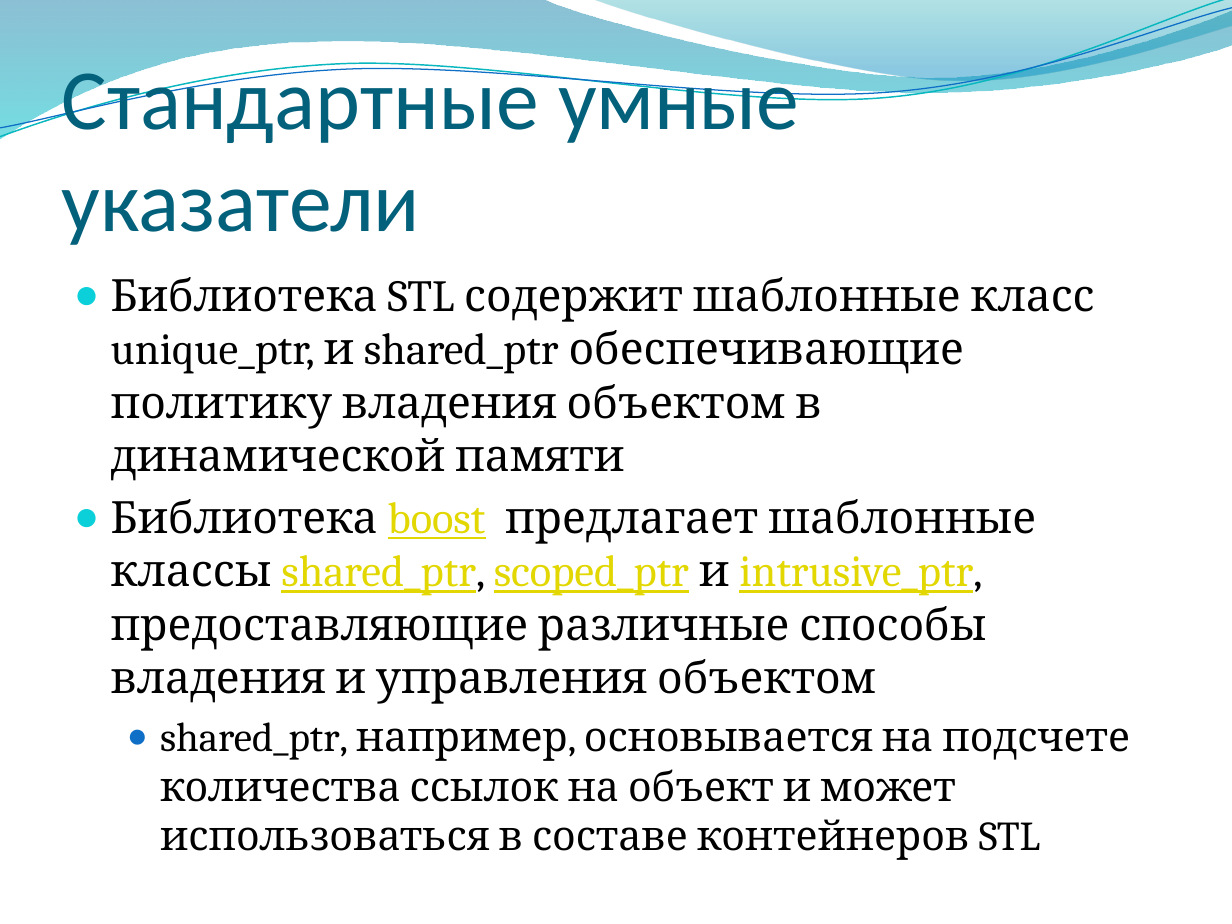
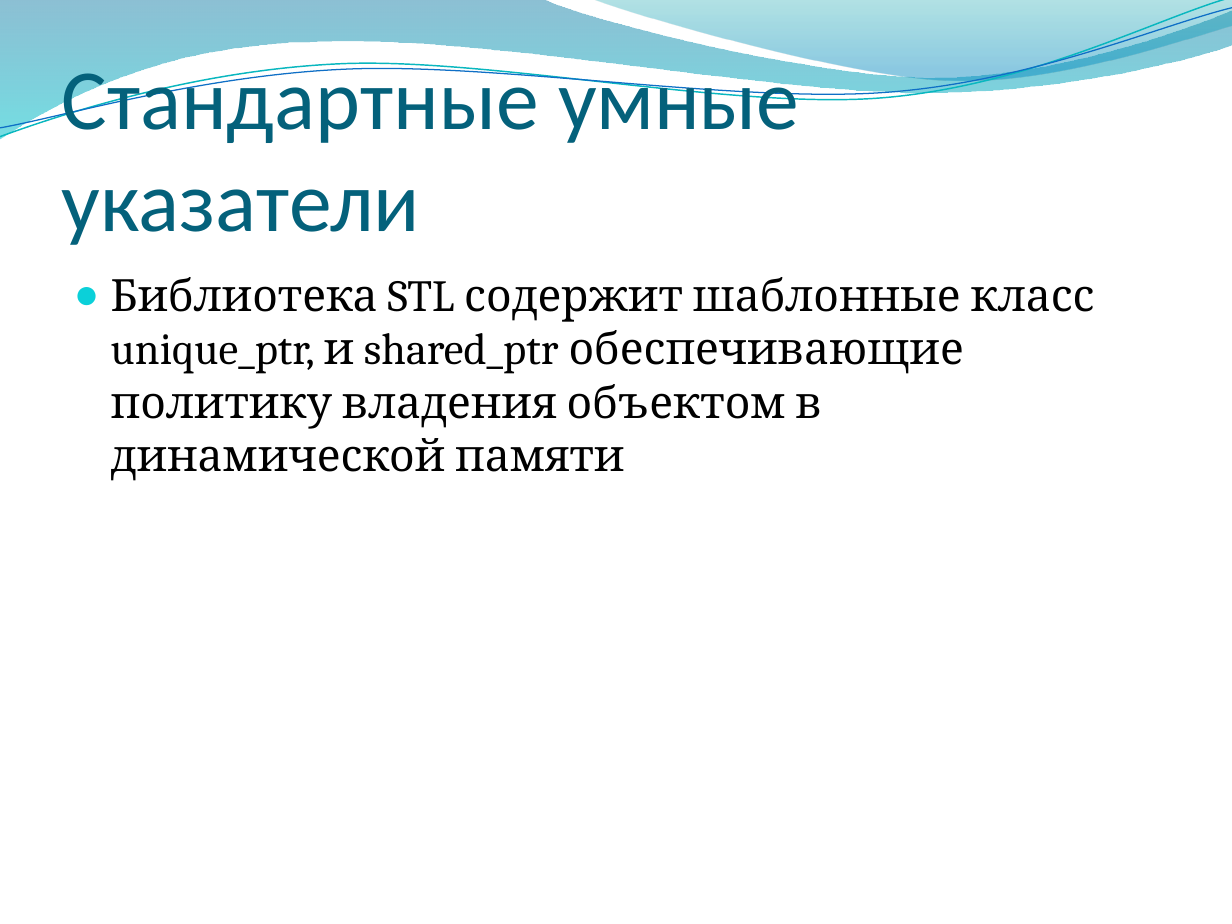
Before and after one commit to alexey-malov/oop, a slide deck: slide 35 of lectures/04/Дружественные функции и классы. Перегрузка операций.pptx. Drawn at 1232x924 pixels with LibreOffice and Linux fonts; fonts in the diff are those of the drawing; background and template pictures are left out. Boxes give left, top, right and bottom in pixels: in the first picture for what was removed or moved away, otherwise in the second. Text is boxed around its words. In the diff, an @@ line names an element or a change of style, - is before the commit and + after.

```diff
--- a/lectures/04/Дружественные функции и классы. Перегрузка операций.pptx
+++ b/lectures/04/Дружественные функции и классы. Перегрузка операций.pptx
@@ text at <box>111,499,1130,860</box>: paragraphs removed @@
-● Библиотека boost предлагает шаблонные классы shared_ptr, scoped_ptr и intrusive_ptr, предоставляющие различные способы владения и управления объектом
-  ● shared_ptr, например, основывается на подсчете количества ссылок на объект и может использоваться в составе контейнеров STL
```
Also in this commit, not shown: 14 other slides changed, 1 other file.
